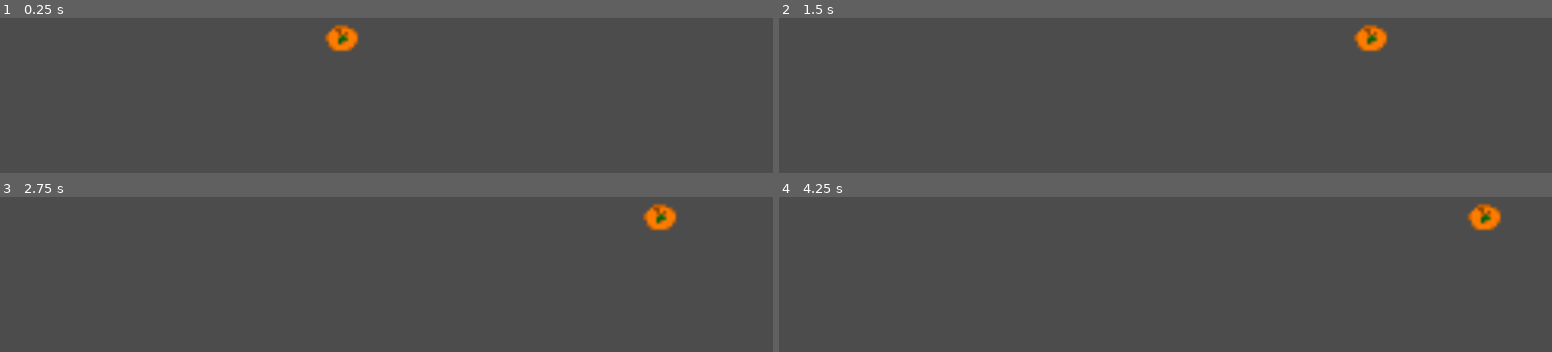
Above: before the commit, frames 1-4 (two rows, left to right).
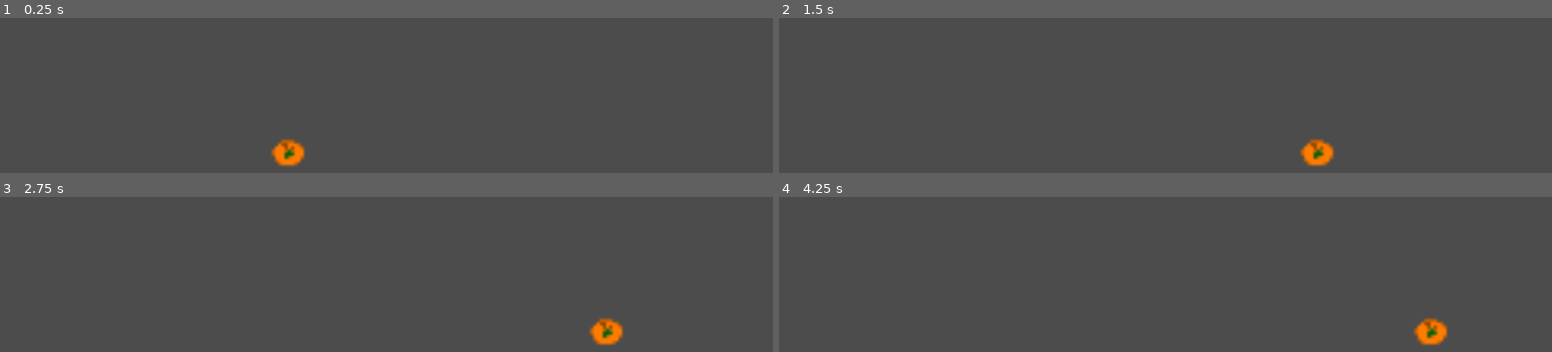
Above: after the commit, the same moments.

Repository: jdibble21/MJ-Spooky-Invaders
Game: Godot game, scene res://src/Player.tscn
Two runs of this game, one before a commit and one after it. Both use one fixed random seed, a clock stepped at 60 frames per second and the inputs below. The project has no main scene, so this scene is started directly.
Inputs:
- Up to frame 1 (0.25 s): no input
- Up to frame 2 (1.5 s): tap Enter at 0.5 s; hold Right (move_right) 0.53-1.28 s; hold Left (move_left) from 1.28 s (still down)
- Up to frame 3 (2.75 s): release Left (move_left) at 2.03 s; hold Right (move_right) from 2.03 s (still down)
- Up to frame 4 (4.25 s): tap Space at 3.5 s; release Right (move_right) at 3.53 s; hold Left (move_left) from 3.53 s (still down)

The runs differ from the first frame. In frame 1, 1.2% of the frame differs, in the area x 35-47%, y 4-96%; in frame 2, 1.2%; in frame 3, 1.2%, in the area x 76-88%, y 4-96%; in frame 4, 1.2%.

Commit message:
Add player bullet projectile

Diff:
--- a/project/src/Player.gd
+++ b/project/src/Player.gd
@@ -2,7 +2,7 @@
 
 
 export var velocity := 600
-var _current_pos = Vector2()
+var _current_pos := Vector2()
 
 func _ready():
 	pass # Replace with function body.
--- a/project/src/Player.tscn
+++ b/project/src/Player.tscn
@@ -7,13 +7,17 @@
 radius = 24.8484
 
 [node name="Player" type="Area2D"]
+position = Vector2( 120.908, 107.682 )
 script = ExtResource( 1 )
+__meta__ = {
+"_edit_group_": true
+}
 
 [node name="Sprite" type="Sprite" parent="."]
-position = Vector2( 454.518, 250.81 )
+position = Vector2( 383.749, 402.477 )
 scale = Vector2( 4.21721, 4.16442 )
 texture = ExtResource( 2 )
 
 [node name="CollisionShape2D" type="CollisionShape2D" parent="."]
-position = Vector2( 454.938, 252.073 )
+position = Vector2( 384.55, 404.132 )
 shape = SubResource( 1 )
--- /dev/null
+++ b/project/src/PlayerBullet.gd
@@ -0,0 +1,14 @@
+extends Area2D
+
+export var velocity = 500
+
+var _vel := Vector2()
+
+func _ready():
+	pass
+
+
+
+func _process(delta):
+	_vel.y -= velocity * delta
+	self.position = _vel
--- /dev/null
+++ b/project/src/PlayerBullet.tscn
@@ -0,0 +1,23 @@
+[gd_scene load_steps=4 format=2]
+
+[ext_resource path="res://assets/candy_player_projectile.png" type="Texture" id=1]
+[ext_resource path="res://src/PlayerBullet.gd" type="Script" id=2]
+
+[sub_resource type="CapsuleShape2D" id=1]
+radius = 8.3241
+height = 7.03717
+
+[node name="PlayerBullet" type="Area2D"]
+position = Vector2( 4.00452, -1.33484 )
+script = ExtResource( 2 )
+__meta__ = {
+"_edit_group_": true
+}
+
+[node name="CollisionShape2D" type="CollisionShape2D" parent="."]
+position = Vector2( 456.426, 299.769 )
+shape = SubResource( 1 )
+
+[node name="Sprite" type="Sprite" parent="."]
+position = Vector2( 456.406, 298.68 )
+texture = ExtResource( 1 )
Binary file added: project/assets/candy_player_projectile.png
Not shown, added: project/assets/candy_player_projectile.png.import
